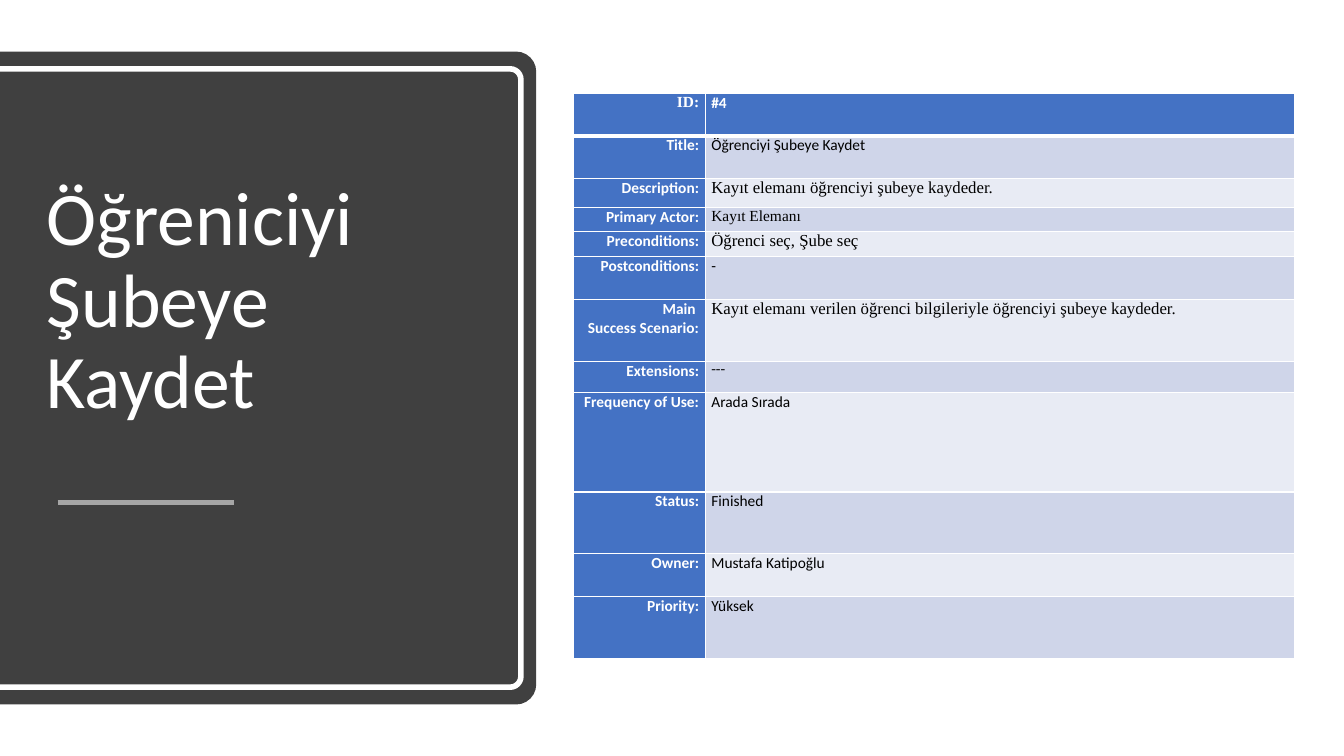
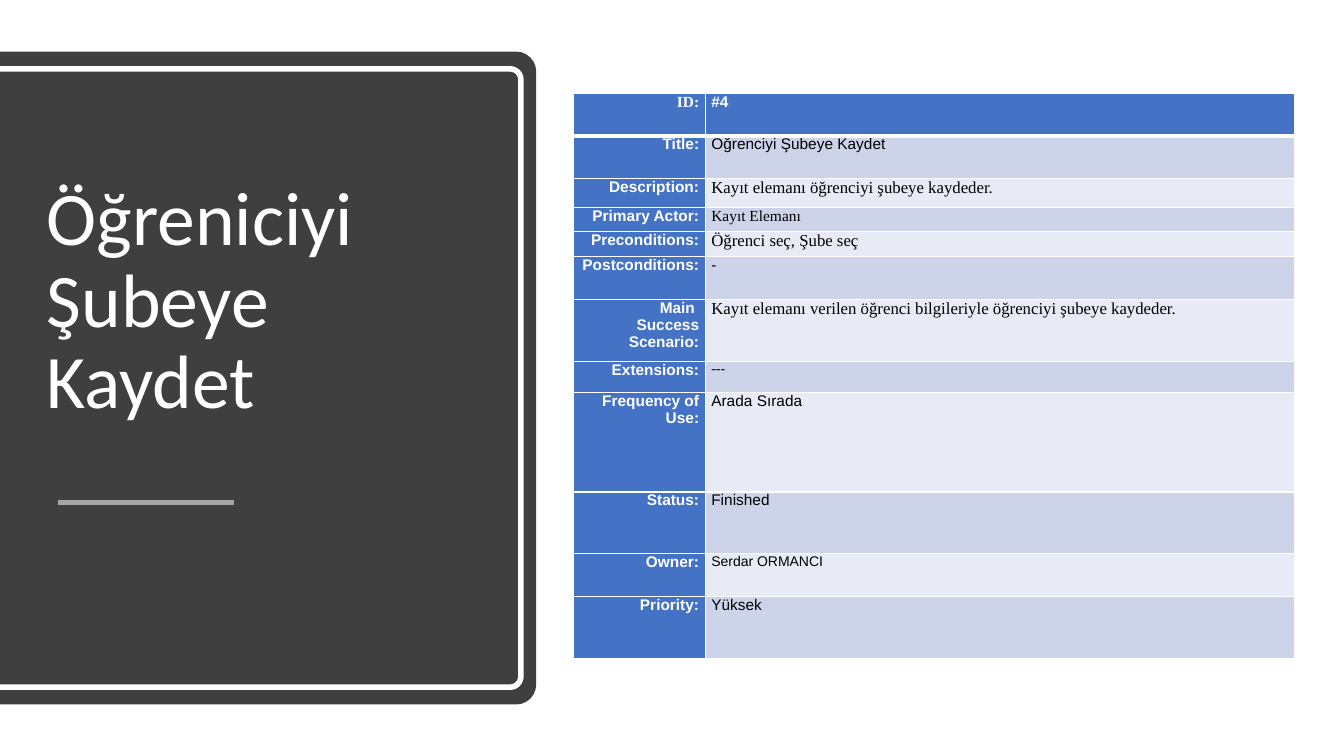
Before and after one commit to cnrkaya/Stardust_Course_Automation, a slide deck: slide 29 of Report_Slide.pptx. Drawn at 1344x756 pixels with LibreOffice and Linux fonts; fonts in the diff are those of the drawing. Boxes give left, top, right and bottom in pixels: in the first picture for what was removed or moved away, otherwise in the second. Text is boxed around its words. In the diff, an @@ line names an element or a change of style, - is before the commit and + after.

```diff
--- a/Report_Slide.pptx
+++ b/Report_Slide.pptx
@@ table at (574,94,1296,617) @@
-row 11, column 2: Mustafa Katipoğlu
+row 11, column 2: Serdar ORMANCI
@@ fill #CFD5EA to #CDD4EA in 6 cells @@
@@ fill #E9EBF5 to #E8EBF5 in 5 cells @@
@@ font Calibri to Arial in "#4", "Title:", "Öğrenciyi Şubeye Kaydet", "Description:" and 13 more places @@
```
Also in this commit, not shown: 28 other slides changed, 1 other file.
